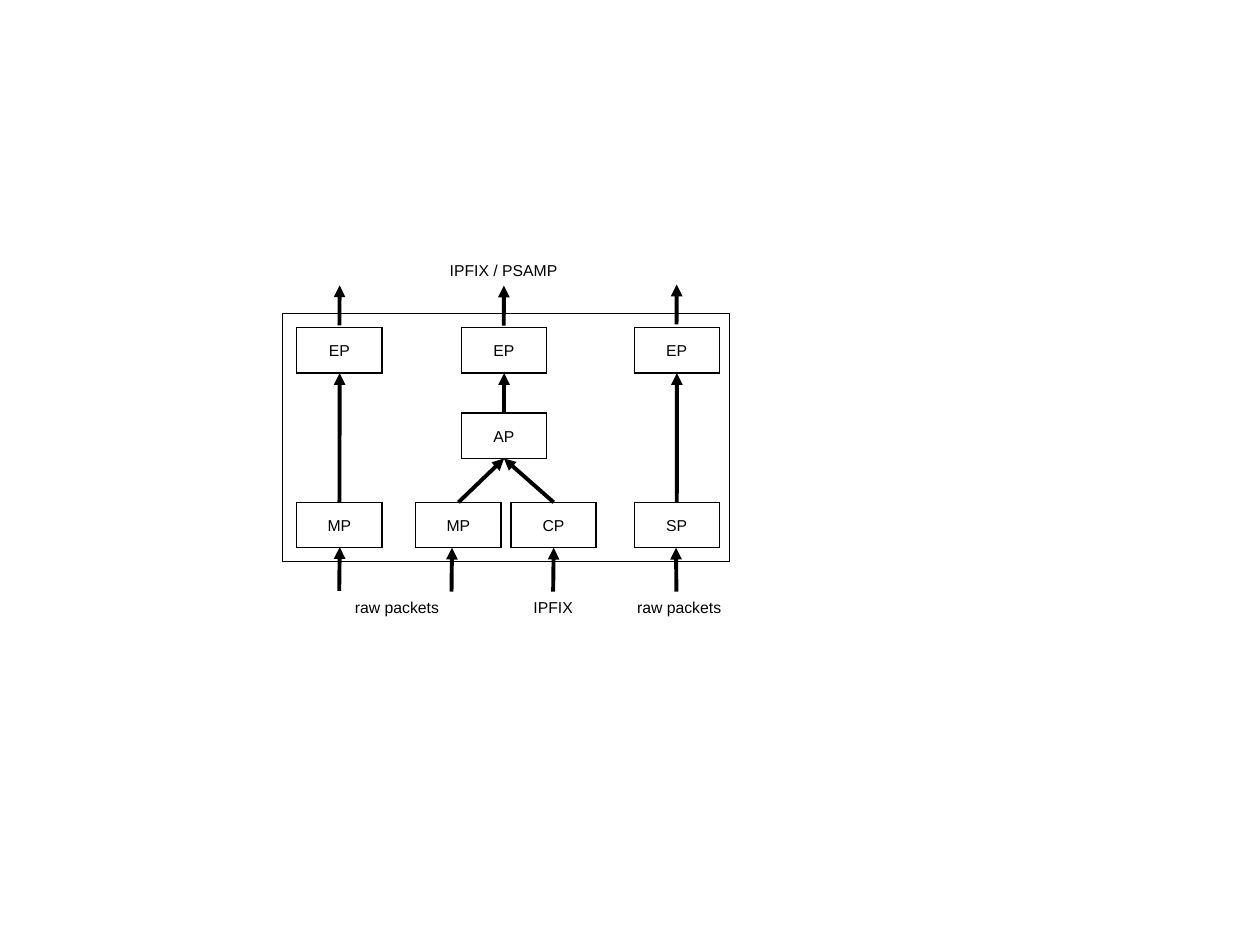
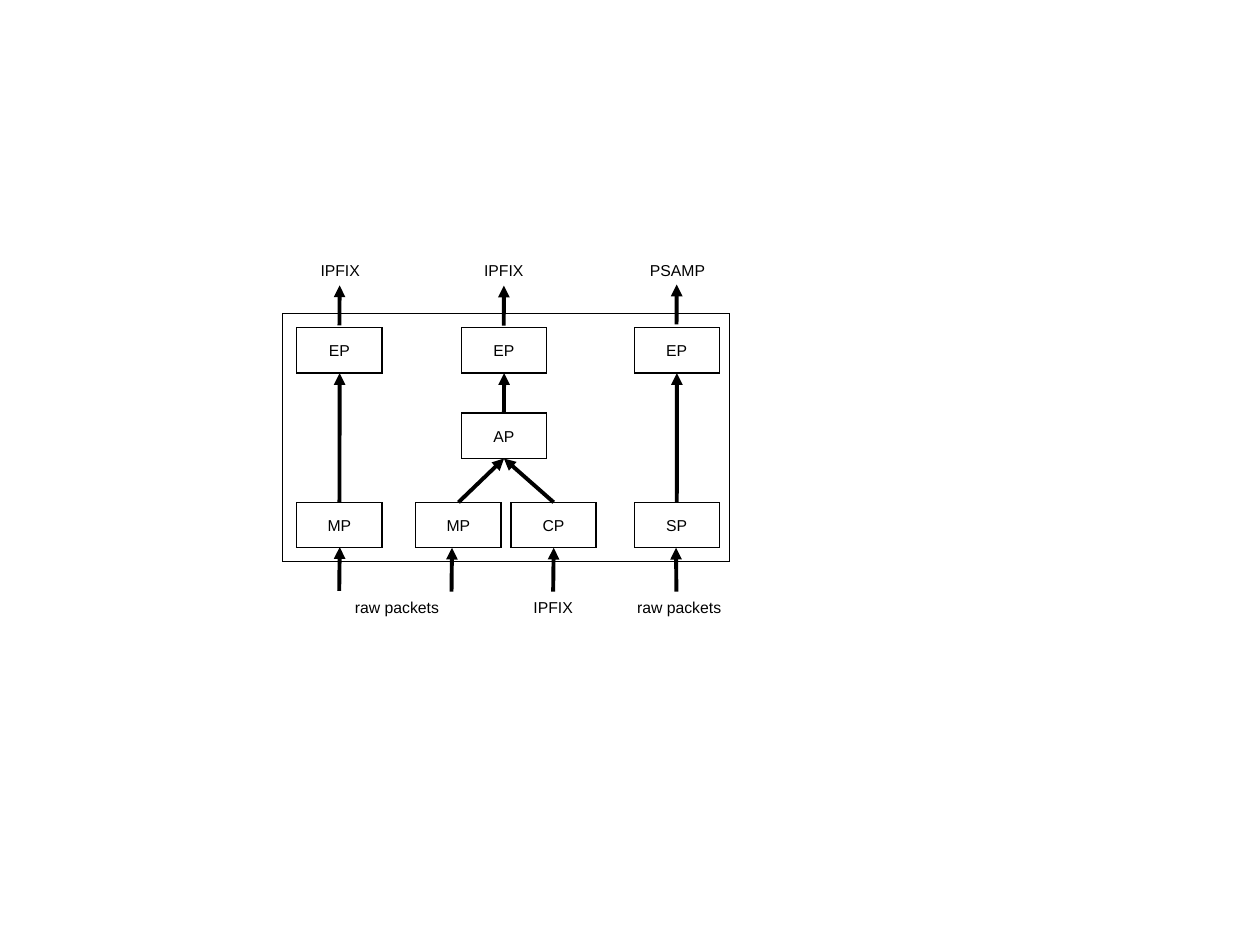
Before and after one commit to BackupTheBerlios/vermont-svn, a slide deck: slide 1 of paper/MonAM-2006/gfx/orig/ipfix-arch2.ppt. Drawn at 1260x945 pixels with LibreOffice and Linux fonts; fonts in the diff are those of the drawing. Boxes give left, top, right and bottom in pixels: in the first picture for what was removed or moved away, otherwise in the second. Text is boxed around its words. In the diff, an @@ line names an element or a change of style, - is before the commit and + after.

```diff
--- a/paper/MonAM-2006/gfx/orig/ipfix-arch2.ppt
+++ b/paper/MonAM-2006/gfx/orig/ipfix-arch2.ppt
@@ text added at [321,265,360,276], 9 pt, text #000000 @@
+IPFIX
@@ text at [484,265,523,276]: text changed @@
-IPFIX / PSAMP
+IPFIX
@@ text added at [650,265,705,276], 9 pt, text #000000 @@
+PSAMP
```
